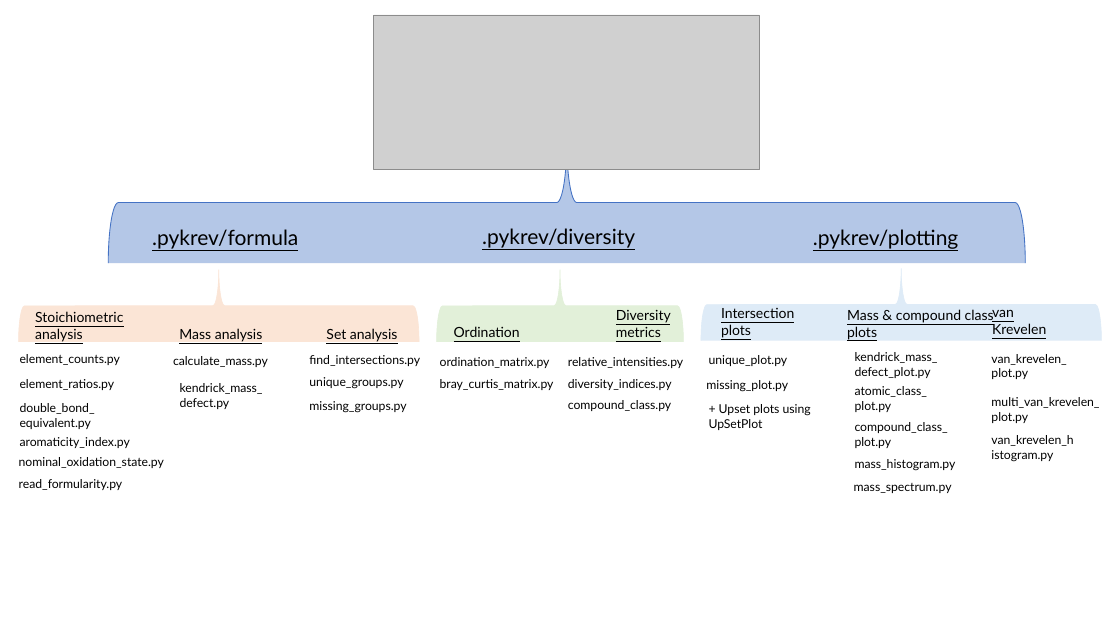
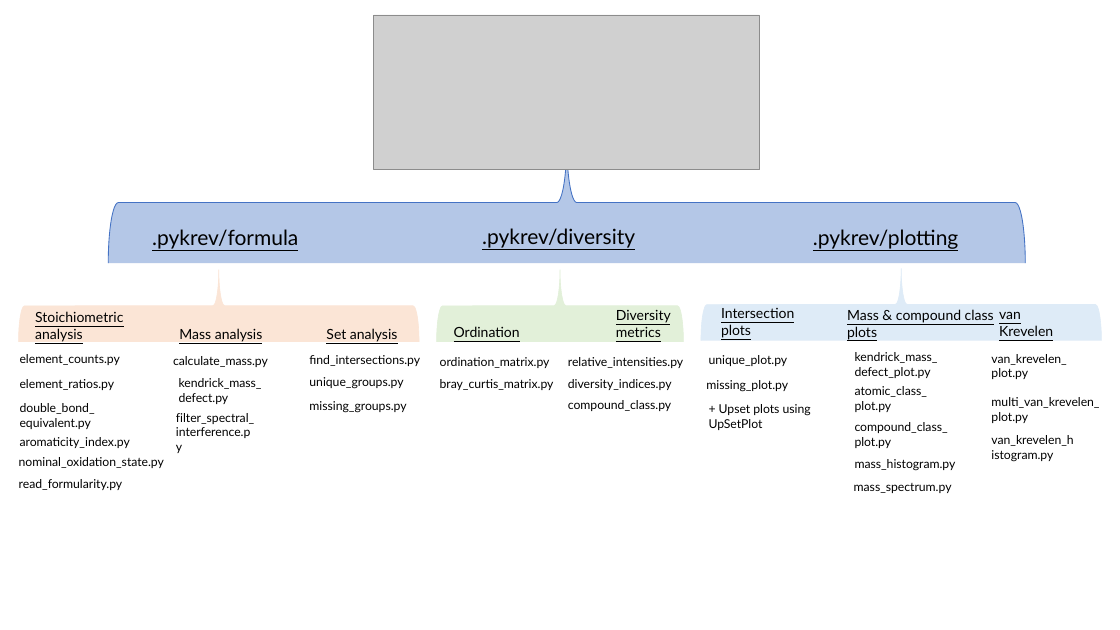
Before and after one commit to Kzra/pykrev, a slide deck: slide 1 of docs/PyKrev Interface.pptx. Drawn at 1120x630 pixels with LibreOffice and Linux fonts; fonts in the diff are those of the drawing; grey boxes stand for pictures. Boxes give left, top, right and bottom in pixels: in the first picture for what was removed or moved away, otherwise in the second. Text is boxed around its words. In the diff, an @@ line names an element or a change of style, - is before the commit and + after.

```diff
--- a/docs/PyKrev Interface.pptx
+++ b/docs/PyKrev Interface.pptx
@@ text "van Krevelen": place and size @@
-text "van Krevelen" at (992, 309, 1046, 334)
+text "van Krevelen" at (999, 311, 1053, 336)
@@ text "kendrick_mass_defect.py": place and size @@
-text "kendrick_mass_defect.py" at (180, 383, 263, 409)
+text "kendrick_mass_defect.py" at (179, 378, 262, 404)
@@ text added at (176, 401, 406, 438), 10.5 pt, text #000000 @@
+filter_spectral_interference.py
```
Also in this commit, not shown: 17 other files.
